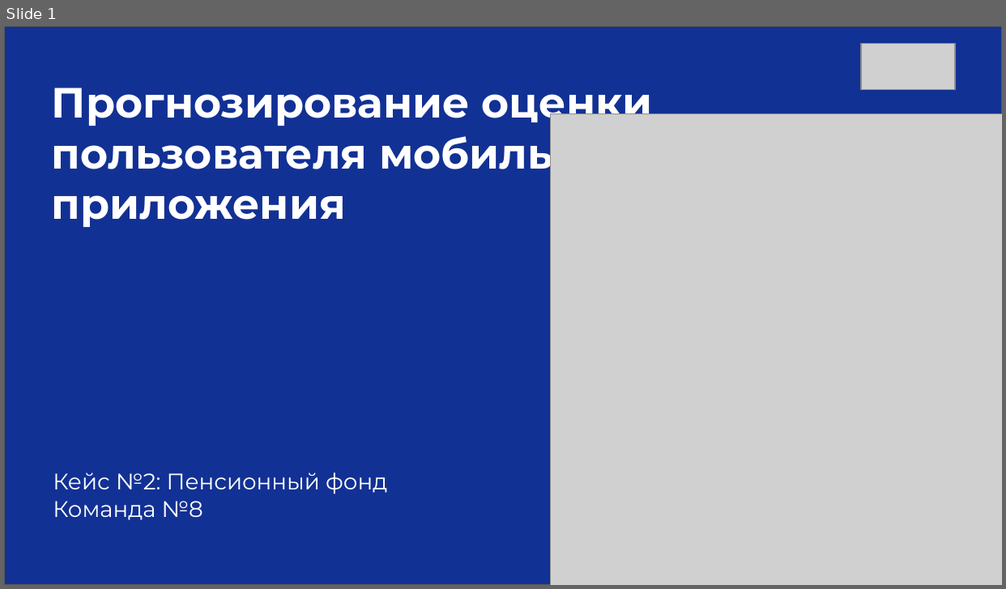
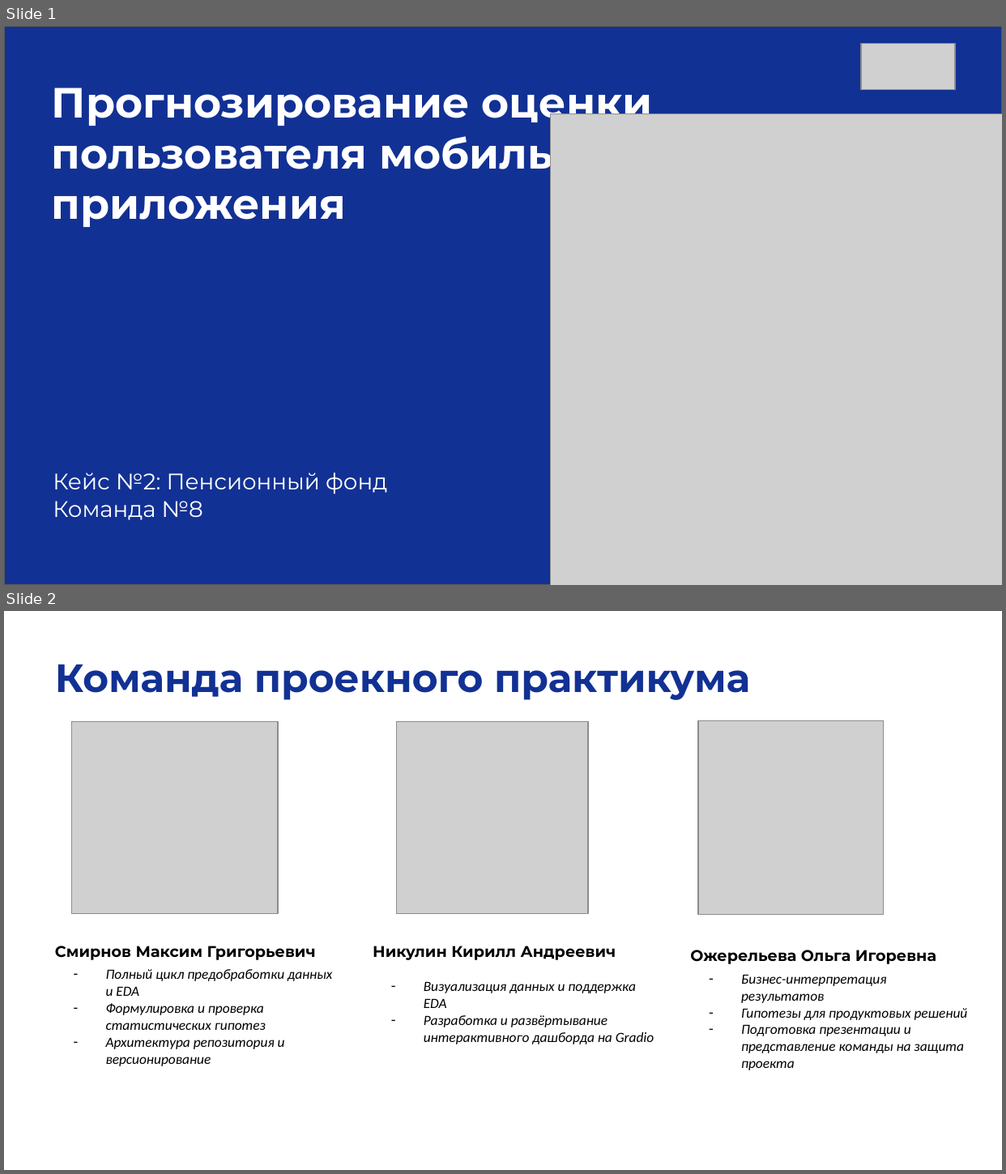
Before and after one commit to smirnoffmg/team-8-case-2, a slide deck: Презентация_CSAT_Команда8.pptx. Shown one above the other, each under a label of ours: slide 1 before the commit, slides 1 and 2 after it. The pictures are 1006x589 and 1006x1174 pixels, drawn with LibreOffice and Linux fonts; fonts in the diff are those of the drawing; grey boxes stand for pictures. Boxes give left, top, right and bottom in pixels: in the first picture for what was removed or moved away, otherwise in the second. Text is boxed around its words. In the diff, an @@ line names an element or a change of style, - is before the commit and + after.

```diff
--- a/Презентация_CSAT_Команда8.pptx
+++ b/Презентация_CSAT_Команда8.pptx
@@ slide 2 added at (4, 611, 1002, 1170), background #FFFFFF @@
@@ text added at (55, 664, 750, 700), 28 pt, text #123194, bold @@
+Команда проекного практикума
@@ picture added at (72, 721, 278, 913) @@
@@ picture added at (397, 721, 588, 913) @@
@@ picture added at (699, 720, 884, 914) @@
@@ text added at (55, 946, 332, 1066), 10 pt, text #000000, italic @@
+Смирнов Максим Григорьевич
+– Полный цикл предобработки данных и EDA
+– Формулировка и проверка статистических гипотез
+– Архитектура репозитория и версионирование
@@ text added at (373, 946, 654, 1044), 10 pt, text #000000, italic @@
+Никулин Кирилл Андреевич
+– Визуализация данных и поддержка EDA
+– Разработка и развёртывание интерактивного дашборда на Gradio
@@ text added at (690, 950, 968, 1070), 10 pt, text #000000, italic @@
+Ожерельева Ольга Игоревна
+– Бизнес-интерпретация результатов
+– Гипотезы для продуктовых решений
+– Подготовка презентации и представление команды на защита проекта
```
Also in this commit, not shown: 4 slides changed, 11 other slides added, 3 slides removed, 1 other file.
